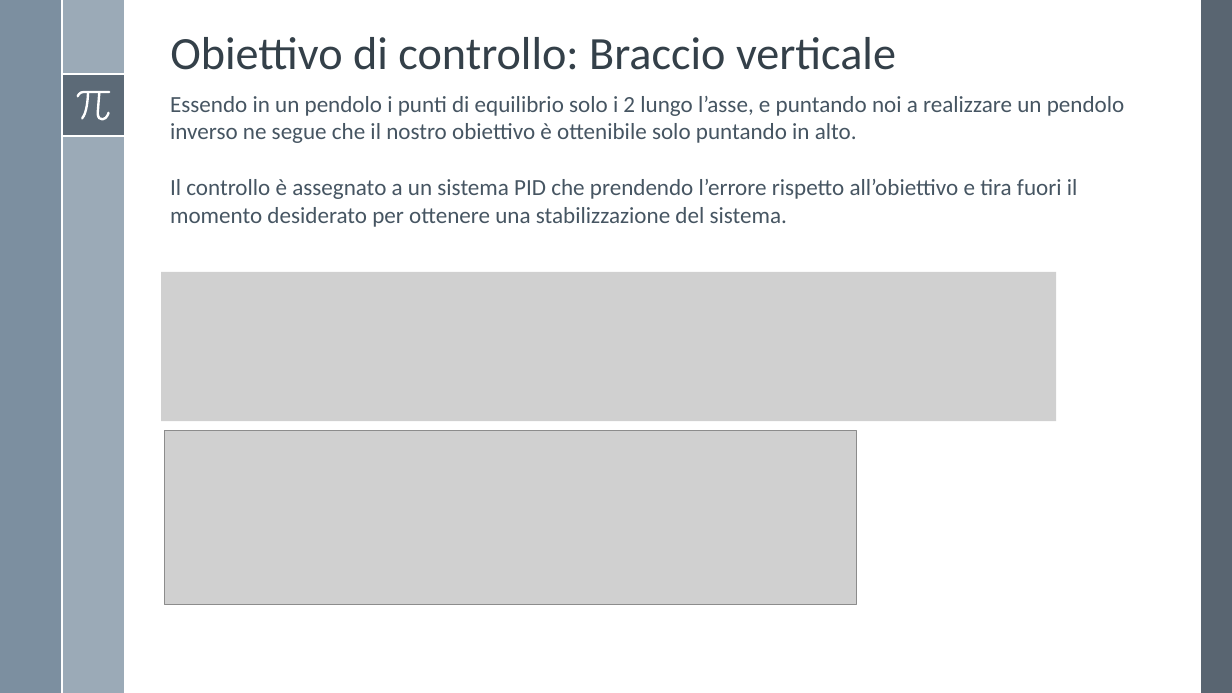
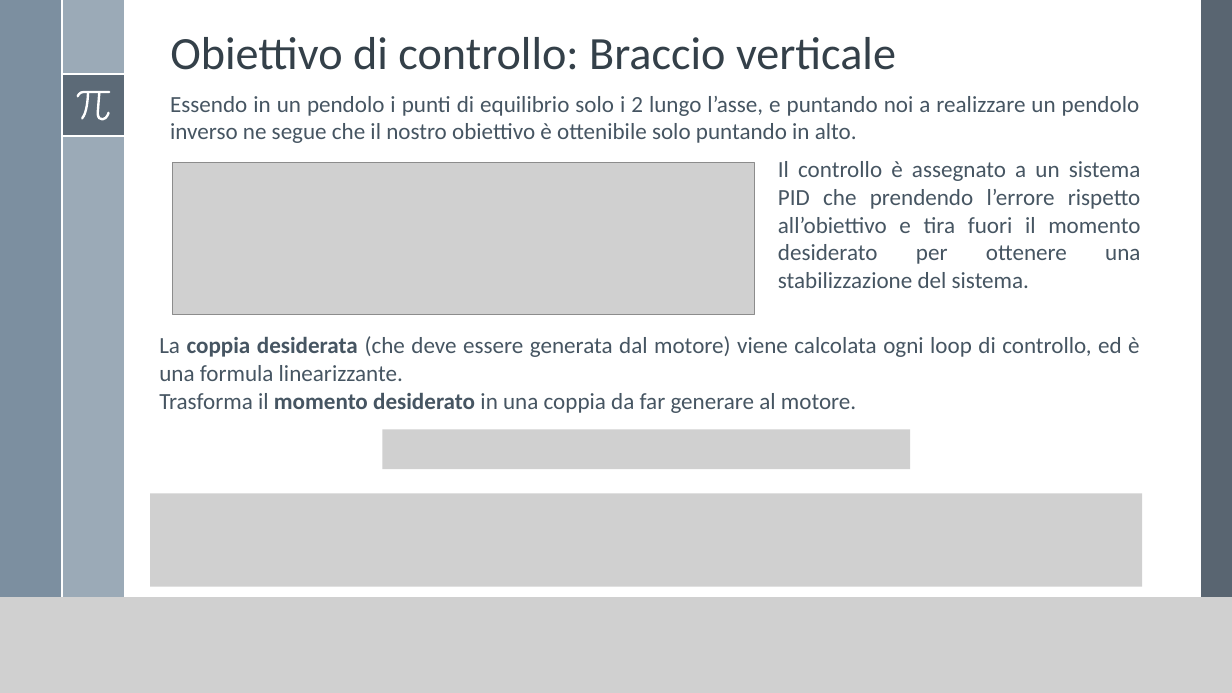
Before and after one commit to Alfystar/mv-Project, a slide deck: slide 5 of 00_Relazione/Simulazione sistema e Modello di controllo/Simulazione e Controllo.pptx. Drawn at 1232x693 pixels with LibreOffice and Linux fonts; fonts in the diff are those of the drawing; grey boxes stand for pictures. Boxes give left, top, right and bottom in pixels: in the first picture for what was removed or moved away, otherwise in the second. Text is boxed around its words. In the diff, an @@ line names an element or a change of style, - is before the commit and + after.

Commit message:
presentazione controllo

```diff
--- a/00_Relazione/Simulazione sistema e Modello di controllo/Simulazione e Controllo.pptx
+++ b/00_Relazione/Simulazione sistema e Modello di controllo/Simulazione e Controllo.pptx
@@ text "Essendo in un pendolo i ..." at [170, 96, 1139, 143]: alignment left to justified @@
@@ text at [170, 179, 1078, 227]: paragraph removed @@
-Il controllo è assegnato a un sistema PID che prendendo l’errore rispetto all’obiettivo e tira fuori il momento desiderato per ottenere una stabilizzazione del sistema.
@@ picture: place and size @@
-picture at [165, 431, 856, 605]
+picture at [172, 163, 754, 314]
@@ text added at [778, 161, 1141, 288], 18 pt, text #465562 @@
+Il controllo è assegnato a un sistema PID che prendendo l’errore rispetto all’obiettivo e tira fuori il momento desiderato per ottenere una stabilizzazione del sistema.
@@ picture removed at [161, 272, 1056, 421] @@
@@ text added at [159, 336, 1139, 413], 18 pt, text #465562 @@
+La coppia desiderata (che deve essere generata dal motore) viene calcolata ogni loop di controllo, ed è una formula linearizzante.
+Trasforma il momento desiderato in una coppia da far generare al motore.
@@ picture added at [383, 430, 910, 470] @@
@@ picture added at [150, 494, 1141, 587] @@
@@ picture added at [0, 597, 1232, 693] @@
```
Also in this commit, not shown: 3 other slides changed, 2 slides added, 2 slides removed, 4 other files.
